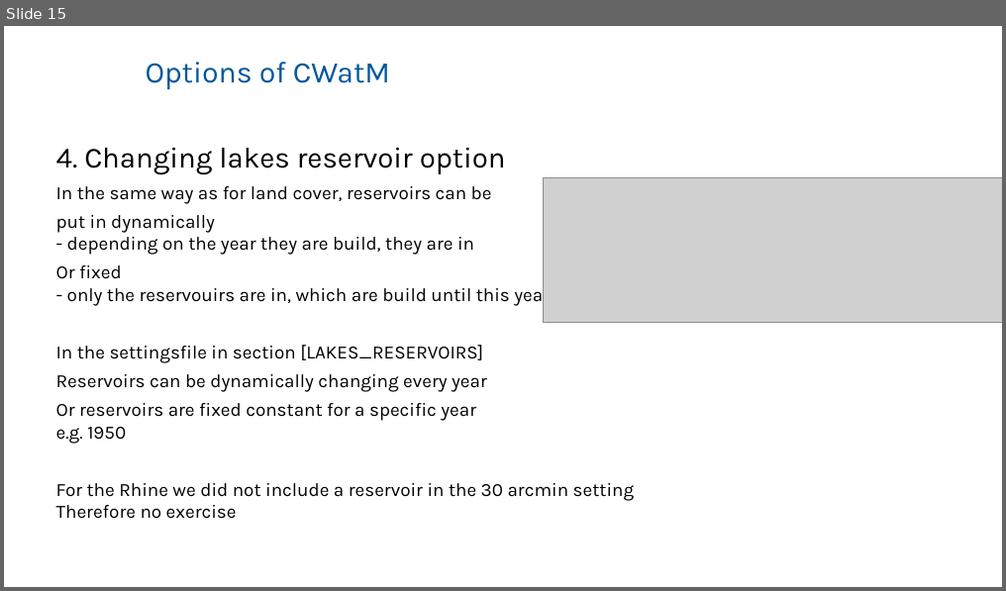
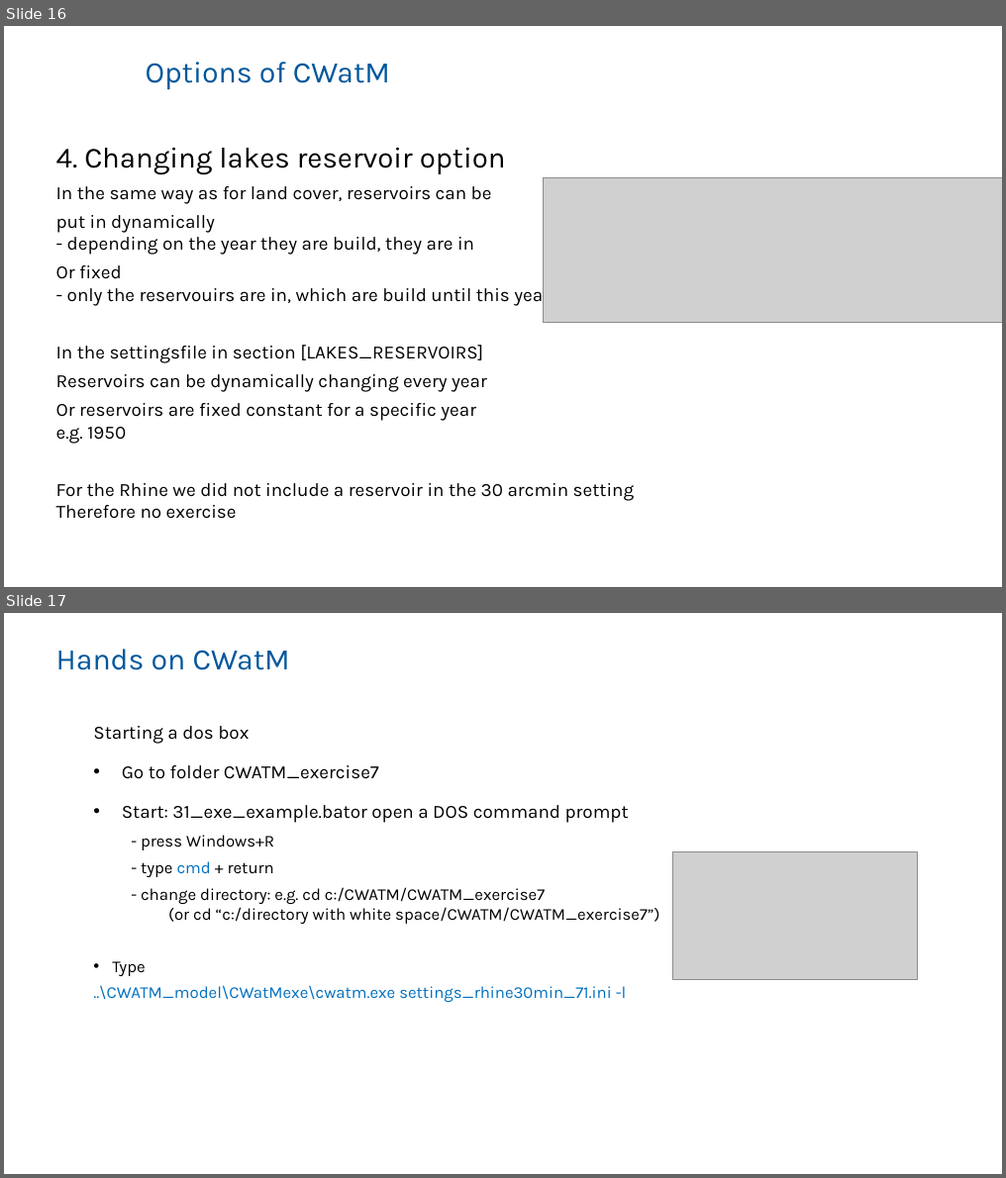
Before and after one commit to EmilioMariaNP/CWatM_emnp, a slide deck: tutorial/CWATM_exercise7/cwatm_exercise7.pptx. Shown one above the other, each under a label of ours: slide 15 before the commit, slides 16 and 17 after it. The pictures are 1006x591 and 1006x1178 pixels, drawn with LibreOffice and Linux fonts; fonts in the diff are those of the drawing; grey boxes stand for pictures; background and template pictures are left out. Boxes give left, top, right and bottom in pixels: in the first picture for what was removed or moved away, otherwise in the second. Text is boxed around its words. In the diff, an @@ line names an element or a change of style, - is before the commit and + after.

```diff
--- a/tutorial/CWATM_exercise7/cwatm_exercise7.pptx
+++ b/tutorial/CWATM_exercise7/cwatm_exercise7.pptx
@@ slide 17 added at [4,613,1002,1174], background #FFFFFF @@
@@ title added at [56,649,290,670], 28.8 pt, text #00579C @@
+Hands on CWatM
@@ text added at [93,726,659,1002], 16 pt, text #000000 @@
+  Starting a dos box
+  • Go to folder CWATM_exercise7
+  • Start: 31_exe_example.bator open a DOS command prompt
+  - press Windows+R
+  - type cmd + return
+  - change directory: e.g. cd c:/CWATM/CWATM_exercise7
+  (or cd “c:/directory with white space/CWATM/CWATM_exercise7”)
+  • Type
+  ..\CWATM_model\CWatMexe\cwatm.exe settings_rhine30min_71.ini -l
@@ picture added at [672,852,917,979] @@
@@ what was slide 15 is now slide 16 @@
```
Also in this commit, not shown: 1 slide changed, 2 other slides added, 2 other files.
